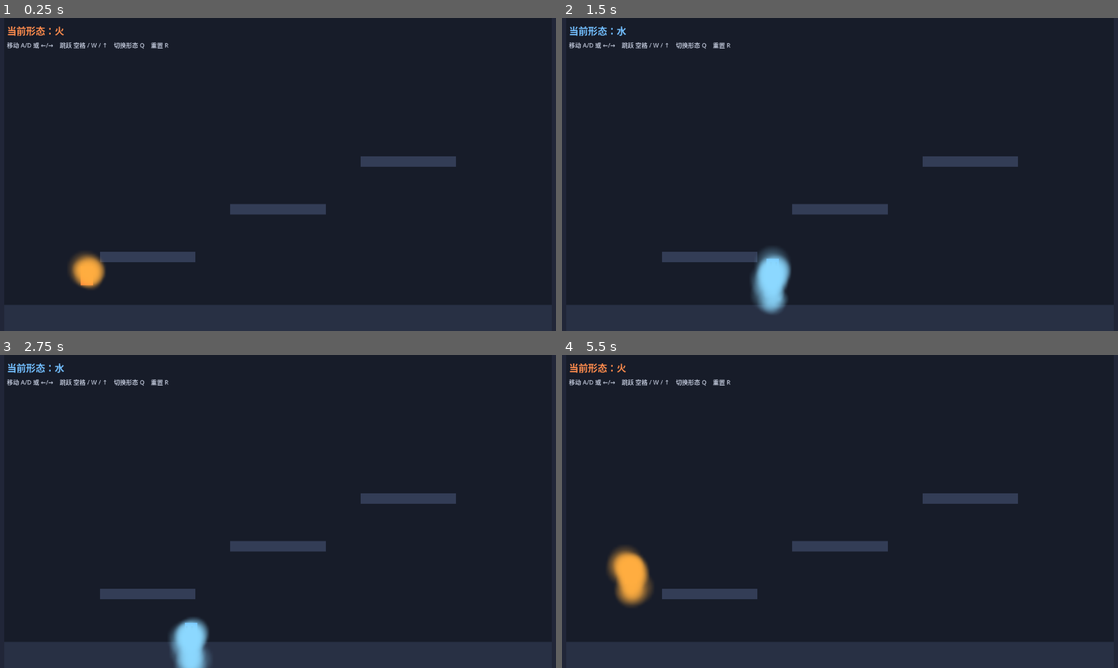
Above: before the commit, frames 1-4 (two rows, left to right).
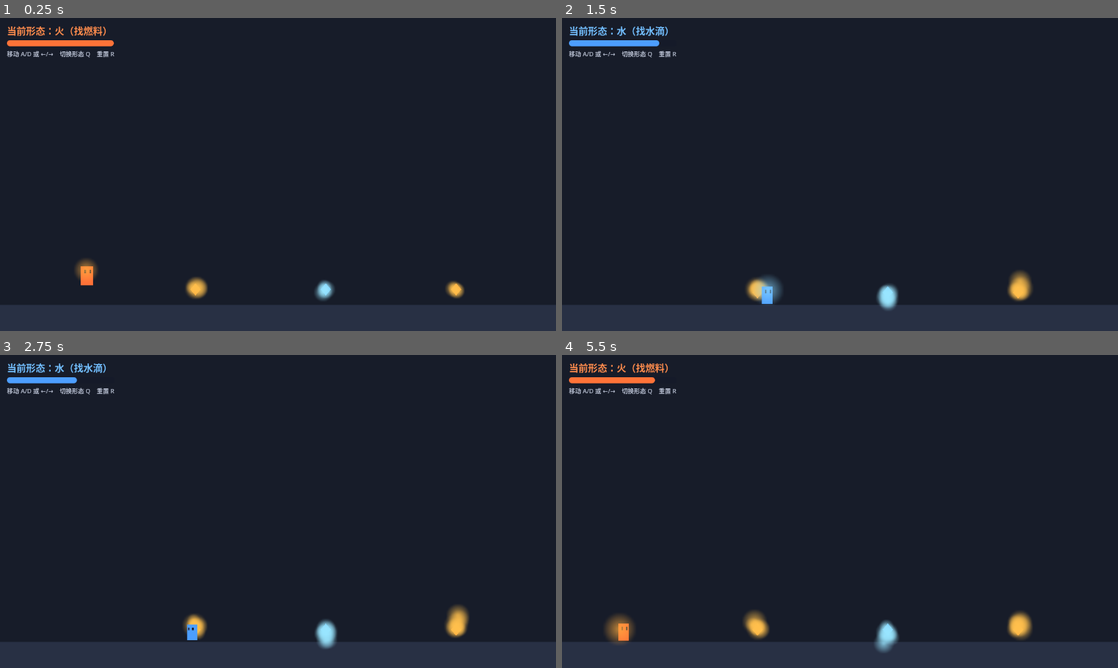
Above: after the commit, the same moments.

Repository: wov/elements
Game: Godot game, scene res://scenes/main.tscn
Two runs of this game, one before a commit and one after it. Both use one fixed random seed, a clock stepped at 60 frames per second and the inputs below.
Inputs:
- Up to frame 1 (0.25 s): no input
- Up to frame 2 (1.5 s): hold Q (switch_form) 0.53-1.28 s; hold D (move_right) from 0.53 s (still down); tap Space (jump, bound only before the commit) at 0.77, 0.8, 1.07, 1.35 s
- Up to frame 3 (2.75 s): tap Space (jump, bound only before the commit) at 1.52, 1.82, 2.3 s; tap Q (switch_form) at 1.55 s; release D (move_right) at 2.03 s; hold A (move_left) from 2.03 s (still down); hold Q (switch_form) from 2.03 s (still down)
- Up to frame 4 (5.5 s): release A (move_left) at 2.78 s; release Q (switch_form) at 2.78 s; hold D (move_right) 2.78-4.28 s; tap Q (switch_form) at 2.85, 4.35 s; tap Space (jump, bound only before the commit) at 3.02, 3.32, 3.6, 3.77, 4.07, 4.52, 4.82, 5.3 s; tap R (reset) at 4.15 s; hold A (move_left) 4.28-5.03 s; hold D (move_right) from 5.03 s (still down); hold Q (switch_form) from 5.03 s (still down)

The runs differ from the first frame. In frame 1, 3.7% of the frame differs, in the area x 1-84%, y 2-91%; in frame 2, 4.3%; in frame 3, 4.1%; in frame 4, 5.0%, in the area x 1-85%, y 2-95%.

Commit message:
核心机制：元素衰竭与补给
- 移除跳跃：元素只能左右移动
- 元素量系统：随时间缓慢衰竭、移动加速衰竭，归零即消散并重开关卡
- 元素量可视化：体形缩小、移动变慢、光环减弱
- 补给：燃料（火）/水滴（水），形态匹配才可吸收，异形态无效
- 新增终点门，到达即通关；HUD 增加元素量进度条
- 关卡改为长廊：交替分布燃料/水滴，需要规划形态切换路线

Diff:
--- a/project.godot
+++ b/project.godot
@@ -1,6 +1,10 @@
 ; Engine configuration file.
 ; It's best edited using the editor UI and not directly,
 ; since the parameters that go here are not all obvious.
+;
+; Format:
+;   [section] ; section goes between []
+;   param=value ; assign values to parameters
 
 config_version=5
 
@@ -19,32 +23,25 @@
 
 [input]
 
-jump={
-"deadzone": 0.5,
-"events": [Object(InputEventKey,"resource_local_to_scene":false,"resource_name":"","device":-1,"window_id":0,"alt_pressed":false,"shift_pressed":false,"ctrl_pressed":false,"meta_pressed":false,"pressed":false,"keycode":0,"physical_keycode":32,"key_label":0,"unicode":32,"echo":false,"script":null)
-, Object(InputEventKey,"resource_local_to_scene":false,"resource_name":"","device":-1,"window_id":0,"alt_pressed":false,"shift_pressed":false,"ctrl_pressed":false,"meta_pressed":false,"pressed":false,"keycode":0,"physical_keycode":87,"key_label":0,"unicode":119,"echo":false,"script":null)
-, Object(InputEventKey,"resource_local_to_scene":false,"resource_name":"","device":-1,"window_id":0,"alt_pressed":false,"shift_pressed":false,"ctrl_pressed":false,"meta_pressed":false,"pressed":false,"keycode":0,"physical_keycode":4194320,"key_label":0,"unicode":0,"echo":false,"script":null)
-]
-}
 move_left={
 "deadzone": 0.5,
-"events": [Object(InputEventKey,"resource_local_to_scene":fa …(171 unchanged characters)… keycode":65,"key_label":0,"unicode":97,"echo":false,"script":null)
-, Object(InputEventKey,"resource_local_to_scene":false,"reso …(166 unchanged characters)… ode":4194319,"key_label":0,"unicode":0,"echo":false,"script":null)
+"events": [Object(InputEventKey,"resource_local_to_scene":fa …(171 unchanged characters)… keycode":65,"key_label":0,"unicode":97,"location":0,"echo":false,"script":null)
+, Object(InputEventKey,"resource_local_to_scene":false,"reso …(166 unchanged characters)… ode":4194319,"key_label":0,"unicode":0,"location":0,"echo":false,"script":null)
 ]
 }
 move_right={
 "deadzone": 0.5,
-"events": [Object(InputEventKey,"resource_local_to_scene":fa …(172 unchanged characters)… eycode":68,"key_label":0,"unicode":100,"echo":false,"script":null)
-, Object(InputEventKey,"resource_local_to_scene":false,"reso …(166 unchanged characters)… ode":4194321,"key_label":0,"unicode":0,"echo":false,"script":null)
+"events": [Object(InputEventKey,"resource_local_to_scene":fa …(172 unchanged characters)… eycode":68,"key_label":0,"unicode":100,"location":0,"echo":false,"script":null)
+, Object(InputEventKey,"resource_local_to_scene":false,"reso …(166 unchanged characters)… ode":4194321,"key_label":0,"unicode":0,"location":0,"echo":false,"script":null)
 ]
 }
 reset={
 "deadzone": 0.5,
-"events": [Object(InputEventKey,"resource_local_to_scene":fa …(172 unchanged characters)… eycode":82,"key_label":0,"unicode":114,"echo":false,"script":null)
+"events": [Object(InputEventKey,"resource_local_to_scene":fa …(172 unchanged characters)… eycode":82,"key_label":0,"unicode":114,"location":0,"echo":false,"script":null)
 ]
 }
 switch_form={
 "deadzone": 0.5,
-"events": [Object(InputEventKey,"resource_local_to_scene":fa …(172 unchanged characters)… eycode":81,"key_label":0,"unicode":113,"echo":false,"script":null)
+"events": [Object(InputEventKey,"resource_local_to_scene":fa …(172 unchanged characters)… eycode":81,"key_label":0,"unicode":113,"location":0,"echo":false,"script":null)
 ]
 }
--- /dev/null
+++ b/scenes/exit_gate.tscn
@@ -0,0 +1,14 @@
+[gd_scene load_steps=3 format=3]
+
+[ext_resource type="Script" path="res://scripts/exit_gate.gd" id="1_exit"]
+
+[sub_resource type="RectangleShape2D" id="RectangleShape2D_gate"]
+size = Vector2(80, 110)
+
+[node name="ExitGate" type="Area2D"]
+script = ExtResource("1_exit")
+
+[node name="CollisionShape2D" type="CollisionShape2D" parent="."]
+shape = SubResource("RectangleShape2D_gate")
+
+[node name="Visual" type="Node2D" parent="."]
--- a/scenes/main.tscn
+++ b/scenes/main.tscn
@@ -1,13 +1,12 @@
-[gd_scene load_steps=6 format=3]
+[gd_scene load_steps=7 format=3]
 
 [ext_resource type="Script" path="res://scripts/main.gd" id="1_main"]
 [ext_resource type="PackedScene" path="res://scenes/player.tscn" id="2_player"]
+[ext_resource type="PackedScene" path="res://scenes/pickup.tscn" id="3_pickup"]
+[ext_resource type="PackedScene" path="res://scenes/exit_gate.tscn" id="4_exit"]
 
 [sub_resource type="RectangleShape2D" id="RectangleShape2D_ground"]
-size = Vector2(2000, 60)
-
-[sub_resource type="RectangleShape2D" id="RectangleShape2D_platform"]
-size = Vector2(220, 24)
+size = Vector2(2600, 60)
 
 [sub_resource type="RectangleShape2D" id="RectangleShape2D_wall"]
 size = Vector2(80, 760)
@@ -29,47 +28,17 @@
 [node name="Level" type="Node2D" parent="."]
 
 [node name="Ground" type="StaticBody2D" parent="Level"]
-position = Vector2(640, 690)
+position = Vector2(1200, 690)
 
 [node name="CollisionShape2D" type="CollisionShape2D" parent="Level/Ground"]
 shape = SubResource("RectangleShape2D_ground")
 
 [node name="Polygon2D" type="Polygon2D" parent="Level/Ground"]
-polygon = PackedVector2Array(-1000, -30, 1000, -30, 1000, 30, -1000, 30)
+polygon = PackedVector2Array(-1300, -30, 1300, -30, 1300, 30, -1300, 30)
 color = Color(0.16, 0.19, 0.27, 1)
 
-[node name="Platform1" type="StaticBody2D" parent="Level"]
-position = Vector2(340, 550)
-
-[node name="CollisionShape2D" type="CollisionShape2D" parent="Level/Platform1"]
-shape = SubResource("RectangleShape2D_platform")
-
-[node name="Polygon2D" type="Polygon2D" parent="Level/Platform1"]
-polygon = PackedVector2Array(-110, -12, 110, -12, 110, 12, -110, 12)
-color = Color(0.2, 0.24, 0.34, 1)
-
-[node name="Platform2" type="StaticBody2D" parent="Level"]
-position = Vector2(640, 440)
-
-[node name="CollisionShape2D" type="CollisionShape2D" parent="Level/Platform2"]
-shape = SubResource("RectangleShape2D_platform")
-
-[node name="Polygon2D" type="Polygon2D" parent="Level/Platform2"]
-polygon = PackedVector2Array(-110, -12, 110, -12, 110, 12, -110, 12)
-color = Color(0.2, 0.24, 0.34, 1)
-
-[node name="Platform3" type="StaticBody2D" parent="Level"]
-position = Vector2(940, 330)
-
-[node name="CollisionShape2D" type="CollisionShape2D" parent="Level/Platform3"]
-shape = SubResource("RectangleShape2D_platform")
-
-[node name="Polygon2D" type="Polygon2D" parent="Level/Platform3"]
-polygon = PackedVector2Array(-110, -12, 110, -12, 110, 12, -110, 12)
-color = Color(0.2, 0.24, 0.34, 1)
-
 [node name="WallLeft" type="StaticBody2D" parent="Level"]
-position = Vector2(-30, 360)
+position = Vector2(-70, 360)
 
 [node name="CollisionShape2D" type="CollisionShape2D" parent="Level/WallLeft"]
 shape = SubResource("RectangleShape2D_wall")
@@ -79,7 +48,7 @@
 color = Color(0.13, 0.15, 0.22, 1)
 
 [node name="WallRight" type="StaticBody2D" parent="Level"]
-position = Vector2(1310, 360)
+position = Vector2(2470, 360)
 
 [node name="CollisionShape2D" type="CollisionShape2D" parent="Level/WallRight"]
 shape = SubResource("RectangleShape2D_wall")
@@ -88,5 +57,32 @@
 polygon = PackedVector2Array(-40, -380, 40, -380, 40, 380, -40, 380)
 color = Color(0.13, 0.15, 0.22, 1)
 
+[node name="FuelPickup1" parent="Level" instance=ExtResource("3_pickup")]
+position = Vector2(450, 626)
+
+[node name="WaterPickup1" parent="Level" instance=ExtResource("3_pickup")]
+position = Vector2(750, 626)
+kind = 1
+
+[node name="FuelPickup2" parent="Level" instance=ExtResource("3_pickup")]
+position = Vector2(1050, 626)
+
+[node name="WaterPickup2" parent="Level" instance=ExtResource("3_pickup")]
+position = Vector2(1350, 626)
+kind = 1
+
+[node name="FuelPickup3" parent="Level" instance=ExtResource("3_pickup")]
+position = Vector2(1650, 626)
+
+[node name="WaterPickup3" parent="Level" instance=ExtResource("3_pickup")]
+position = Vector2(1950, 626)
+kind = 1
+
+[node name="FuelPickup4" parent="Level" instance=ExtResource("3_pickup")]
+position = Vector2(2200, 626)
+
+[node name="ExitGate" parent="Level" instance=ExtResource("4_exit")]
+position = Vector2(2380, 614)
+
 [node name="Player" parent="." instance=ExtResource("2_player")]
 position = Vector2(200, 560)
--- /dev/null
+++ b/scenes/pickup.tscn
@@ -0,0 +1,14 @@
+[gd_scene load_steps=3 format=3]
+
+[ext_resource type="Script" path="res://scripts/pickup.gd" id="1_pickup"]
+
+[sub_resource type="RectangleShape2D" id="RectangleShape2D_pickup"]
+size = Vector2(36, 36)
+
+[node name="ElementPickup" type="Area2D"]
+script = ExtResource("1_pickup")
+
+[node name="CollisionShape2D" type="CollisionShape2D" parent="."]
+shape = SubResource("RectangleShape2D_pickup")
+
+[node name="Visual" type="Node2D" parent="."]
--- a/scenes/player.tscn
+++ b/scenes/player.tscn
@@ -16,7 +16,3 @@
 [node name="Camera2D" type="Camera2D" parent="."]
 position_smoothing_enabled = true
 position_smoothing_speed = 8.0
-limit_left = 0
-limit_top = 0
-limit_right = 1280
-limit_bottom = 720
--- /dev/null
+++ b/scripts/exit_gate.gd
@@ -0,0 +1,45 @@
+class_name ExitGate
+extends Area2D
+## 关卡终点门：任意形态抵达即通关（由 main.gd 监听 reached 信号）。
+
+signal reached(body: Node2D)
+
+var _visual: Node2D
+
+
+func _ready() -> void:
+	_build_visual()
+	body_entered.connect(_on_body_entered)
+
+
+## 占位外观：两根柱子加一根横梁，带轻微呼吸感。
+func _build_visual() -> void:
+	_visual = Node2D.new()
+	add_child(_visual)
+
+	var gold := Color(1.0, 0.82, 0.35)
+	var dark := Color(0.55, 0.45, 0.25)
+	for x in [-34.0, 34.0]:
+		var pillar := Polygon2D.new()
+		pillar.polygon = PackedVector2Array([
+			Vector2(x - 6.0, -46.0), Vector2(x + 6.0, -46.0),
+			Vector2(x + 6.0, 46.0), Vector2(x - 6.0, 46.0),
+		])
+		pillar.color = dark
+		_visual.add_child(pillar)
+	var top := Polygon2D.new()
+	top.polygon = PackedVector2Array([
+		Vector2(-44, -50), Vector2(44, -50),
+		Vector2(44, -38), Vector2(-44, -38),
+	])
+	top.color = gold
+	_visual.add_child(top)
+
+	var tween := create_tween().set_loops()
+	tween.tween_property(_visual, "modulate:a", 0.75, 0.9).set_trans(Tween.TRANS_SINE).set_ease(Tween.EASE_IN_OUT)
+	tween.tween_property(_visual, "modulate:a", 1.0, 0.9).set_trans(Tween.TRANS_SINE).set_ease(Tween.EASE_IN_OUT)
+
+
+func _on_body_entered(body: Node2D) -> void:
+	if body is Player:
+		reached.emit(body)
--- a/scripts/main.gd
+++ b/scripts/main.gd
@@ -1,22 +1,40 @@
 extends Node2D
-## 主场景：搭建测试关卡与 HUD，处理重置等全局逻辑。
+## 主场景：搭建关卡与 HUD，处理消散重开、通关提示。
 
-const SPAWN_POSITION: Vector2 = Vector2(200, 560)
+## 相机活动范围（关卡世界坐标）。
+const CAMERA_BOUNDS := Rect2(0, 0, 2560, 720)
 
 @onready var player: Player = $Player
+@onready var exit_gate: ExitGate = $Level/ExitGate
 
 var _form_label: Label
+var _message_label: Label
+var _amount_bar: ProgressBar
+var _fill_style: StyleBoxFlat
+var _finished: bool = false
+var _reloading: bool = false
 
 
 func _ready() -> void:
+	var camera: Camera2D = $Player/Camera2D
+	camera.limit_left = int(CAMERA_BOUNDS.position.x)
+	camera.limit_top = int(CAMERA_BOUNDS.position.y)
+	camera.limit_right = int(CAMERA_BOUNDS.end.x)
+	camera.limit_bottom = int(CAMERA_BOUNDS.end.y)
+
 	player.form_changed.connect(_on_player_form_changed)
+	player.depleted.connect(_on_player_depleted)
+	exit_gate.reached.connect(_on_exit_reached)
 	_build_ui()
+
+
+func _process(_delta: float) -> void:
+	_amount_bar.value = player.amount
 
 
 func _unhandled_input(event: InputEvent) -> void:
 	if event.is_action_pressed("reset"):
-		player.global_position = SPAWN_POSITION
-		player.velocity = Vector2.ZERO
+		_restart()
 
 
 func _build_ui() -> void:
@@ -32,11 +50,34 @@
 	_form_label.add_theme_font_size_override("font_size", 22)
 	box.add_child(_form_label)
 
+	_amount_bar = ProgressBar.new()
+	_amount_bar.custom_minimum_size = Vector2(240, 14)
+	_amount_bar.min_value = 0.0
+	_amount_bar.max_value = 1.0
+	_amount_bar.show_percentage = false
+	var bg_style := StyleBoxFlat.new()
+	bg_style.bg_color = Color(0.08, 0.1, 0.16, 0.85)
+	bg_style.set_corner_radius_all(7)
+	_amount_bar.add_theme_stylebox_override("background", bg_style)
+	_fill_style = StyleBoxFlat.new()
+	_fill_style.set_corner_radius_all(7)
+	_amount_bar.add_theme_stylebox_override("fill", _fill_style)
+	box.add_child(_amount_bar)
+
 	var hint := Label.new()
-	hint.text = "移动 A/D 或 ←/→    跳跃 空格 / W / ↑    切换形态 Q    重置 R"
+	hint.text = "移动 A/D 或 ←/→    切换形态 Q    重置 R"
 	hint.add_theme_font_size_override("font_size", 14)
 	hint.add_theme_color_override("font_color", Color(0.72, 0.75, 0.82))
 	box.add_child(hint)
+
+	_message_label = Label.new()
+	_message_label.set_anchors_preset(Control.PRESET_FULL_RECT)
+	_message_label.horizontal_alignment = HORIZONTAL_ALIGNMENT_CENTER
+	_message_label.vertical_alignment = VERTICAL_ALIGNMENT_CENTER
+	_message_label.add_theme_font_size_override("font_size", 42)
+	_message_label.add_theme_color_override("font_color", Color(1.0, 0.9, 0.7))
+	_message_label.visible = false
+	layer.add_child(_message_label)
 
 	_refresh_form_label()
 
@@ -47,8 +88,41 @@
 
 func _refresh_form_label() -> void:
 	if player.form == Player.Form.FIRE:
-		_form_label.text = "当前形态：火"
+		_form_label.text = "当前形态：火（找燃料）"
 		_form_label.add_theme_color_override("font_color", Color(1.0, 0.55, 0.3))
+		_fill_style.bg_color = Color(1.0, 0.45, 0.22)
 	else:
-		_form_label.text = "当前形态：水"
+		_form_label.text = "当前形态：水（找水滴）"
 		_form_label.add_theme_color_override("font_color", Color(0.45, 0.75, 1.0))
+		_fill_style.bg_color = Color(0.30, 0.62, 1.0)
+
+
+func _on_player_depleted() -> void:
+	if _finished or _reloading:
+		return
+	_show_message("元素耗尽……")
+	await get_tree().create_timer(1.0).timeout
+	_restart()
+
+
+func _on_exit_reached(_body: Node2D) -> void:
+	if _finished or _reloading:
+		return
+	_finished = true
+	player.input_enabled = false
+	_show_message("到达终点！按 R 重新开始")
+
+
+func _show_message(text: String) -> void:
+	_message_label.text = text
+	_message_label.visible = true
+	_message_label.modulate = Color(1, 1, 1, 0)
+	var tween := create_tween()
+	tween.tween_property(_message_label, "modulate:a", 1.0, 0.3)
+
+
+func _restart() -> void:
+	if _reloading:
+		return
+	_reloading = true
+	get_tree().reload_current_scene()
--- /dev/null
+++ b/scripts/pickup.gd
@@ -0,0 +1,87 @@
+class_name ElementPickup
+extends Area2D
+## 场景补给：燃料（火形态可吸收）或水滴（水形态可吸收）。
+## 与当前形态不符时无效果，元素可以直接穿过。
+
+enum Kind { FUEL, WATER }
+
+@export var kind: Kind = Kind.FUEL
+@export var restore_amount: float = 0.4
+
+const KIND_COLORS: Dictionary = {
+	Kind.FUEL: Color(1.0, 0.6, 0.2),
+	Kind.WATER: Color(0.35, 0.7, 1.0),
+}
+
+var _visual: Node2D
+var _consumed: bool = false
+var _bob_tween: Tween
+
+
+func _ready() -> void:
+	_build_visual()
+	_start_bob()
+	body_entered.connect(_on_body_entered)
+
+
+## 占位外观：菱形主体 + 少量环绕粒子，颜色区分种类。
+func _build_visual() -> void:
+	_visual = Node2D.new()
+	add_child(_visual)
+
+	var diamond := Polygon2D.new()
+	diamond.polygon = PackedVector2Array([
+		Vector2(0, -14), Vector2(12, 0), Vector2(0, 14), Vector2(-12, 0),
+	])
+	diamond.color = KIND_COLORS[kind]
+	_visual.add_child(diamond)
+
+	var sparkles := CPUParticles2D.new()
+	sparkles.texture = VisualFx.soft_circle()
+	sparkles.emission_shape = CPUParticles2D.EMISSION_SHAPE_SPHERE
+	sparkles.emission_sphere_radius = 10.0
+	sparkles.amount = 8
+	sparkles.lifetime = 0.6
+	sparkles.local_coords = true
+	sparkles.scale_amount_min = 2.0
+	sparkles.scale_amount_max = 4.0
+	sparkles.initial_velocity_min = 8.0
+	sparkles.initial_velocity_max = 24.0
+	if kind == Kind.FUEL:
+		sparkles.direction = Vector2(0, -1)
+		sparkles.gravity = Vector2(0, -60)
+		sparkles.color = Color(1.0, 0.75, 0.3, 0.8)
+	else:
+		sparkles.direction = Vector2(0, 1)
+		sparkles.gravity = Vector2(0, 120)
+		sparkles.color = Color(0.6, 0.9, 1.0, 0.8)
+	_visual.add_child(sparkles)
+
+
+func _start_bob() -> void:
+	_bob_tween = create_tween().set_loops()
+	_bob_tween.tween_property(_visual, "position:y", -6.0, 0.7).set_trans(Tween.TRANS_SINE).set_ease(Tween.EASE_IN_OUT)
+	_bob_tween.tween_property(_visual, "position:y", 6.0, 0.7).set_trans(Tween.TRANS_SINE).set_ease(Tween.EASE_IN_OUT)
+
+
+func _on_body_entered(body: Node2D) -> void:
+	if _consumed or not body is Player:
+		return
+	var player := body as Player
+	var matches_form: bool = (
+		kind == Kind.FUEL and player.form == Player.Form.FIRE
+	) or (
+		kind == Kind.WATER and player.form == Player.Form.WATER
+	)
+	if not matches_form:
+		return
+
+	_consumed = true
+	if _bob_tween and _bob_tween.is_valid():
+		_bob_tween.kill()
+	player.add_amount(restore_amount)
+
+	var tween := create_tween()
+	tween.tween_property(_visual, "scale", Vector2(1.8, 1.8), 0.2).set_trans(Tween.TRANS_QUAD).set_ease(Tween.EASE_OUT)
+	tween.parallel().tween_property(_visual, "modulate:a", 0.0, 0.2)
+	tween.tween_callback(queue_free)
--- a/scripts/player.gd
+++ b/scripts/player.gd
@@ -1,16 +1,26 @@
 class_name Player
 extends CharacterBody2D
-## 元素主角：可在「火 / 水」两种基础形态间切换。
-## 当前版本切换只影响外观与内部状态；后续再把形态接入关卡机制
-## （例如火形态点燃机关、水形态熄灭火焰、双元素相遇产生蒸汽等）。
+## 元素主角：只能左右移动（没有跳跃）。
+## 元素量（amount）随时间缓慢衰竭，移动时衰竭加快，归零即消散。
+## 火形态靠「燃料」补充元素量，水形态靠「水滴」补充（见 ElementPickup）。
 
 signal form_changed(form)
+signal depleted
 
 enum Form { FIRE, WATER }
 
-const SPEED: float = 300.0
-const JUMP_VELOCITY: float = -520.0
-const GRAVITY: float = 980.0
+@export_group("移动")
+@export var move_speed: float = 300.0
+@export var gravity: float = 980.0
+## 元素量越低移动越无力：speed = move_speed * lerp(min_speed_ratio, 1, amount)
+@export var min_speed_ratio: float = 0.5
+
+@export_group("衰竭")
+@export var start_amount: float = 1.0
+## 静止时的衰竭速度（每秒）
+@export var idle_drain: float = 0.025
+## 移动时的额外衰竭速度（每秒）
+@export var move_drain: float = 0.13
 
 const FORM_COLORS: Dictionary = {
 	Form.FIRE: Color(1.0, 0.45, 0.22),
@@ -18,36 +28,58 @@
 }
 
 var form: Form = Form.FIRE
+## 当前元素量（0~1）。归零即消散并发出 depleted 信号。
+var amount: float = 1.0
+## 通关等场合可冻结玩家输入。
+var input_enabled: bool = true
 
 var _facing: int = 1
+var _dead: bool = false
+var _fx_tween: Tween
 var _body: Polygon2D
 var _aura: CPUParticles2D
 var _face: Node2D
+var _fx: Node2D
 
 @onready var visual: Node2D = $Visual
 
 
 func _ready() -> void:
+	amount = start_amount
 	_build_visual()
 	_apply_form(false)
+	_update_size()
 
 
 func _physics_process(delta: float) -> void:
 	if not is_on_floor():
-		velocity.y += GRAVITY * delta
+		velocity.y += gravity * delta
 
-	var direction := Input.get_axis("move_left", "move_right")
+	var direction := 0.0
+	if input_enabled and not _dead:
+		direction = Input.get_axis("move_left", "move_right")
+
+	var speed := move_speed * lerpf(min_speed_ratio, 1.0, amount)
 	if direction != 0.0:
-		velocity.x = direction * SPEED
+		velocity.x = direction * speed
 		_facing = 1 if direction > 0.0 else -1
 	else:
-		velocity.x = move_toward(velocity.x, 0.0, SPEED)
-
-	if Input.is_action_just_pressed("jump") and is_on_floor():
-		velocity.y = JUMP_VELOCITY
+		velocity.x = move_toward(velocity.x, 0.0, speed)
 
 	move_and_slide()
-	_face.position.x = _facing * 3.0
+
+	if _dead:
+		return
+
+	# 衰竭：移动时明显加快；归零即消散
+	var drain := idle_drain + (move_drain if direction != 0.0 else 0.0)
+	amount = maxf(amount - drain * delta, 0.0)
+	_update_size()
+
+	if amount <= 0.0:
+		_die()
+	else:
+		_face.position.x = _facing * 3.0
 
 
 func _unhandled_input(event: InputEvent) -> void:
@@ -57,22 +89,46 @@
 
 ## 切换到另一种形态，并广播 form_changed 信号。
 func switch_form() -> void:
+	if _dead:
+		return
 	form = Form.WATER if form == Form.FIRE else Form.FIRE
 	_apply_form(true)
 	form_changed.emit(form)
 
 
-## 占位外观全部由代码生成，之后可直接替换为 Sprite2D / 动画。
+## 吸收对应资源时补充元素量。
+func add_amount(value: float) -> void:
+	if _dead:
+		return
+	amount = clampf(amount + value, 0.0, 1.0)
+	var tween := _new_fx_tween()
+	tween.tween_property(_fx, "scale", Vector2(1.35, 1.35), 0.08)
+	tween.chain().tween_property(_fx, "scale", Vector2.ONE, 0.18).set_trans(Tween.TRANS_BACK).set_ease(Tween.EASE_OUT)
+
+
+func _die() -> void:
+	_dead = true
+	_aura.emitting = false
+	velocity.x = 0.0
+	var tween := create_tween()
+	tween.tween_property(visual, "scale", Vector2.ZERO, 0.45).set_trans(Tween.TRANS_QUAD).set_ease(Tween.EASE_IN)
+	tween.tween_callback(func() -> void: depleted.emit())
+
+
+## 占位外观全部由代码生成；visual 节点随元素量缩放，_fx 节点负责弹跳反馈。
 func _build_visual() -> void:
+	_fx = Node2D.new()
+	visual.add_child(_fx)
+
 	_body = Polygon2D.new()
 	_body.polygon = PackedVector2Array([
 		Vector2(-14, -22), Vector2(14, -22),
 		Vector2(14, 22), Vector2(-14, 22),
 	])
-	visual.add_child(_body)
+	_fx.add_child(_body)
 
 	_face = Node2D.new()
-	visual.add_child(_face)
+	_fx.add_child(_face)
 	for offset in [Vector2(-7, -10), Vector2(5, -10)]:
 		var eye := Polygon2D.new()
 		eye.polygon = PackedVector2Array([
@@ -83,6 +139,7 @@
 		_face.add_child(eye)
 
 	_aura = CPUParticles2D.new()
+	_aura.texture = VisualFx.soft_circle()
 	_aura.emission_shape = CPUParticles2D.EMISSION_SHAPE_SPHERE
 	_aura.emission_sphere_radius = 16.0
 	_aura.amount = 24
@@ -91,8 +148,7 @@
 	_aura.local_coords = true
 	_aura.scale_amount_min = 3.0
 	_aura.scale_amount_max = 6.0
-	_aura.texture = _make_particle_texture()
-	visual.add_child(_aura)
+	_fx.add_child(_aura)
 
 
 ## 按当前形态刷新外观；play_fx 控制是否播放切换时的挤压反馈。
@@ -113,23 +169,22 @@
 			_aura.color = Color(0.55, 0.85, 1.0, 0.7)
 
 	if play_fx:
-		visual.scale = Vector2.ONE
-		var tween := create_tween()
+		var tween := _new_fx_tween()
 		tween.set_parallel(true)
-		tween.tween_property(visual, "scale:x", 1.3, 0.08)
-		tween.tween_property(visual, "scale:y", 0.75, 0.08)
-		tween.chain().tween_property(visual, "scale", Vector2.ONE, 0.15).set_trans(Tween.TRANS_BACK).set_ease(Tween.EASE_OUT)
+		tween.tween_property(_fx, "scale:x", 1.3, 0.08)
+		tween.tween_property(_fx, "scale:y", 0.75, 0.08)
+		tween.chain().tween_property(_fx, "scale", Vector2.ONE, 0.15).set_trans(Tween.TRANS_BACK).set_ease(Tween.EASE_OUT)
 
 
-## 生成一张柔和的圆形渐变贴图供粒子使用，避免依赖美术资源。
-func _make_particle_texture() -> Texture2D:
-	var gradient := Gradient.new()
-	gradient.colors = PackedColorArray([Color.WHITE, Color(1, 1, 1, 0)])
-	var texture := GradientTexture2D.new()
-	texture.fill = GradientTexture2D.FILL_RADIAL
-	texture.fill_from = Vector2(0.5, 0.5)
-	texture.fill_to = Vector2(1.0, 0.5)
-	texture.width = 16
-	texture.height = 16
-	texture.gradient = gradient
-	return texture
+## 元素量越低：体形越小、光环粒子越少。
+func _update_size() -> void:
+	var s := lerpf(0.45, 1.0, amount)
+	visual.scale = Vector2(s, s)
+	_aura.amount = int(6.0 + 18.0 * amount)
+
+
+func _new_fx_tween() -> Tween:
+	if _fx_tween and _fx_tween.is_valid():
+		_fx_tween.kill()
+	_fx_tween = create_tween()
+	return _fx_tween
--- /dev/null
+++ b/scripts/visual_fx.gd
@@ -0,0 +1,22 @@
+class_name VisualFx
+extends RefCounted
+## 代码占位美术的共享小工具。
+
+
+static var _soft_circle: Texture2D
+
+
+## 柔和的圆形渐变贴图（白色，向边缘透明），供各类粒子使用。
+static func soft_circle() -> Texture2D:
+	if _soft_circle == null:
+		var gradient := Gradient.new()
+		gradient.colors = PackedColorArray([Color.WHITE, Color(1, 1, 1, 0)])
+		var texture := GradientTexture2D.new()
+		texture.fill = GradientTexture2D.FILL_RADIAL
+		texture.fill_from = Vector2(0.5, 0.5)
+		texture.fill_to = Vector2(1.0, 0.5)
+		texture.width = 16
+		texture.height = 16
+		texture.gradient = gradient
+		_soft_circle = texture
+	return _soft_circle
Not shown, added: scripts/exit_gate.gd.uid
Not shown, added: scripts/pickup.gd.uid
Not shown, added: scripts/visual_fx.gd.uid
Not shown, changed: README.md
